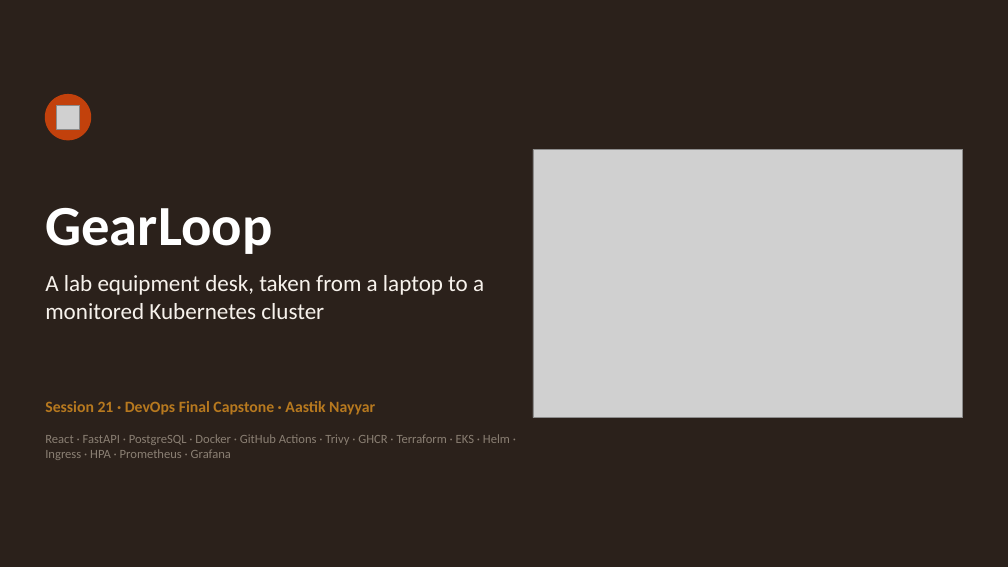
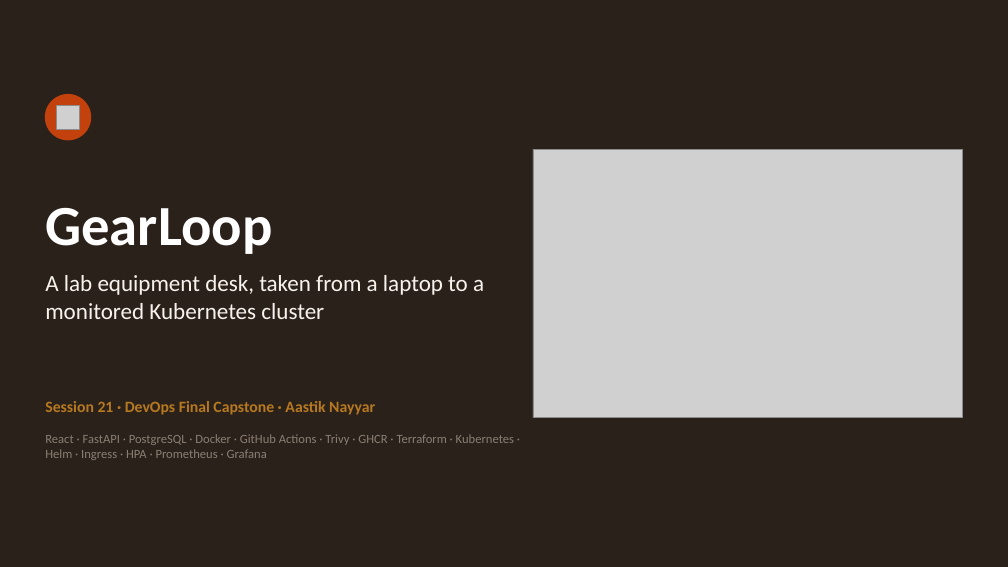
Before and after one commit to aastik-gg/DevOps_Project, a slide deck: slide 1 of presentation/GearLoop-Capstone.pptx. Drawn at 1008x567 pixels with LibreOffice and Linux fonts; fonts in the diff are those of the drawing; grey boxes stand for pictures. Boxes give left, top, right and bottom in pixels: in the first picture for what was removed or moved away, otherwise in the second. Text is boxed around its words. In the diff, an @@ line names an element or a change of style, - is before the commit and + after.

Commit message:
docs: update deck for local Terraform (plan/apply/destroy on minikube)

```diff
--- a/presentation/GearLoop-Capstone.pptx
+++ b/presentation/GearLoop-Capstone.pptx
@@ text at bbox=[45, 434, 514, 460]: text changed @@
-React · FastAPI · PostgreSQL · Docker · GitHub Actions · Trivy · GHCR · Terraform · EKS · Helm · Ingress · HPA · Prometheus · Grafana
+React · FastAPI · PostgreSQL · Docker · GitHub Actions · Trivy · GHCR · Terraform · Kubernetes · Helm · Ingress · HPA · Prometheus · Grafana
```
Also in this commit, not shown: 3 other slides changed, 1 slide added, 1 slide removed.
